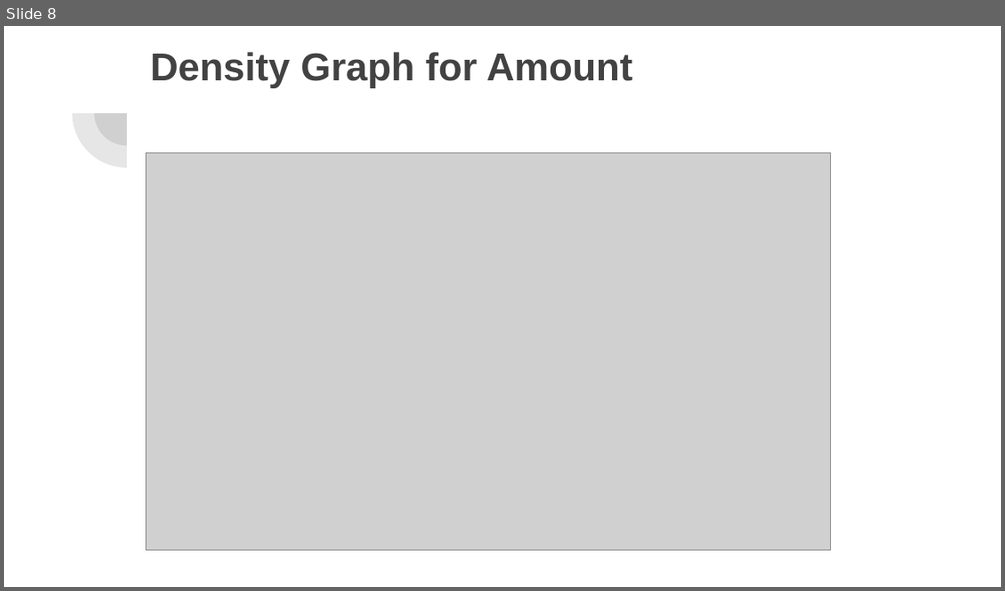
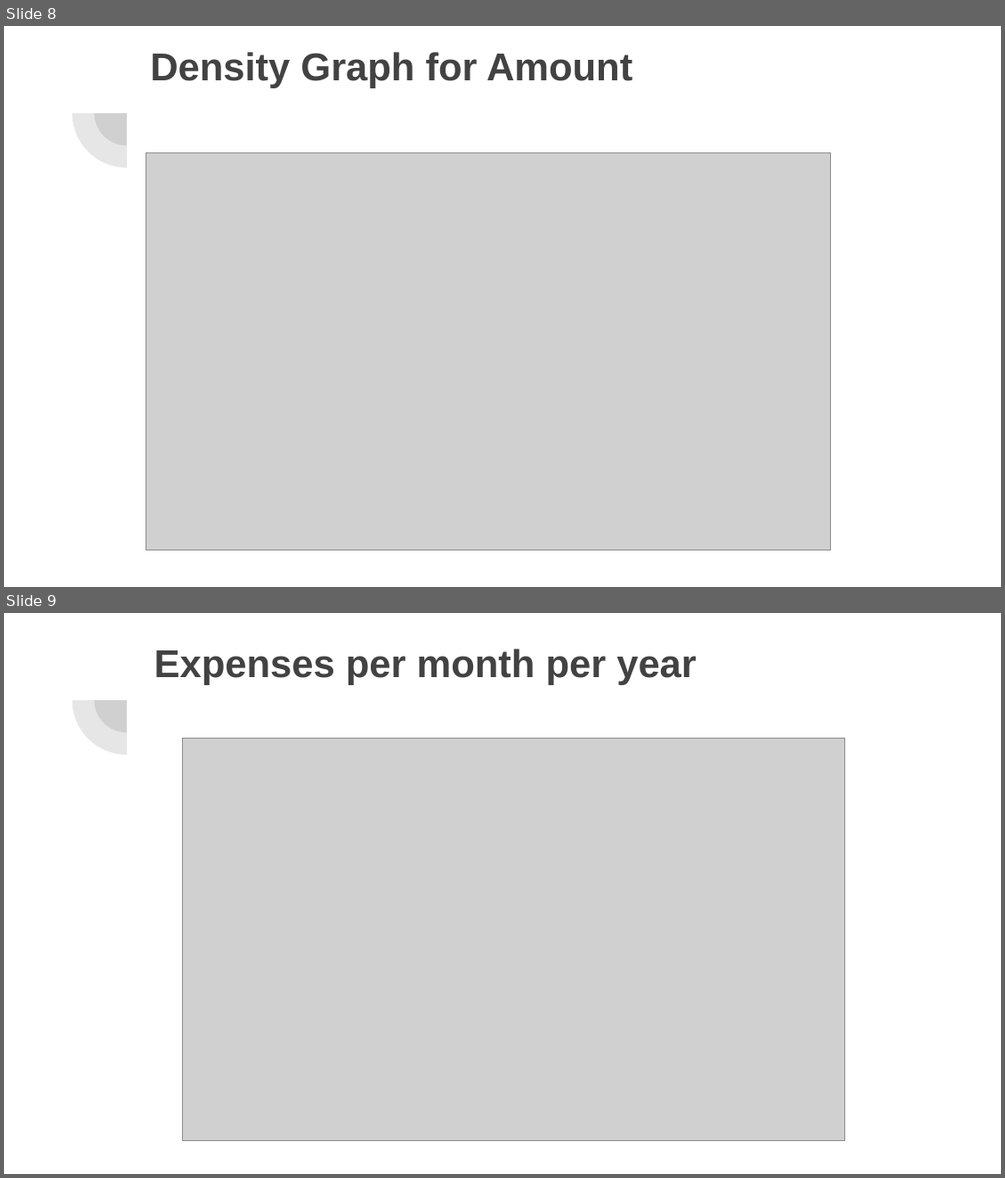
Before and after one commit to UNCG-CSE/Guilford_Financial, a slide deck: Presentation/CSC505Presentation2.pptx. Shown one above the other, each under a label of ours: slide 8 before the commit, slides 8 and 9 after it. The pictures are 1005x591 and 1005x1178 pixels, drawn with LibreOffice and Linux fonts; fonts in the diff are those of the drawing; grey boxes stand for pictures. Boxes give left, top, right and bottom in pixels: in the first picture for what was removed or moved away, otherwise in the second. Text is boxed around its words. In the diff, an @@ line names an element or a change of style, - is before the commit and + after.

```diff
--- a/Presentation/CSC505Presentation2.pptx
+++ b/Presentation/CSC505Presentation2.pptx
@@ slide 9 added at [4, 613, 1001, 1174], background #FFFFFF; not listed: 2 template elements that a slide beside it also shows @@
@@ title added at [154, 649, 696, 685], 28 pt, text #424242, bold @@
+Expenses per month per year
@@ picture added at [182, 738, 844, 1140] @@
```
Also in this commit, not shown: 1 other slide added, 1 slide removed.
